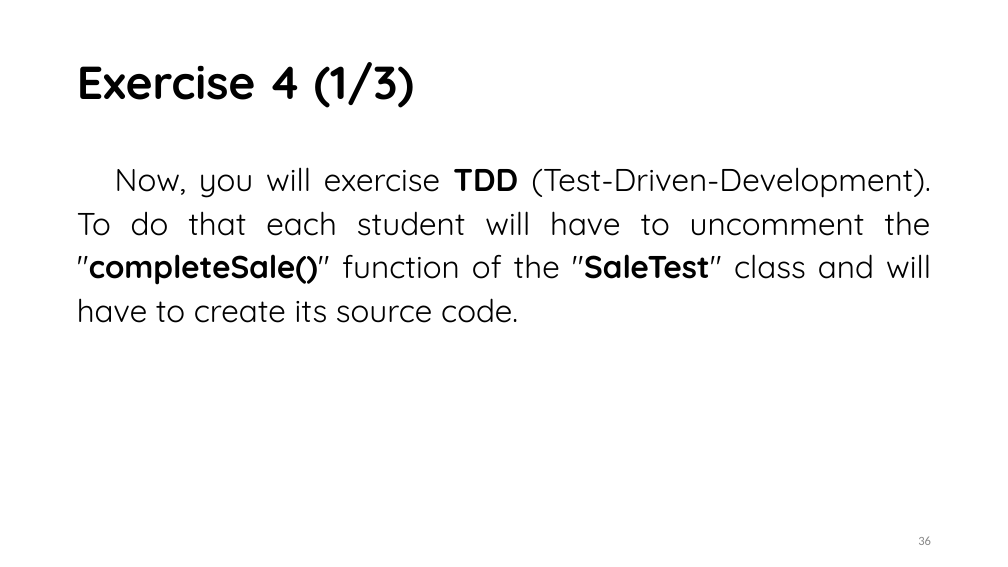
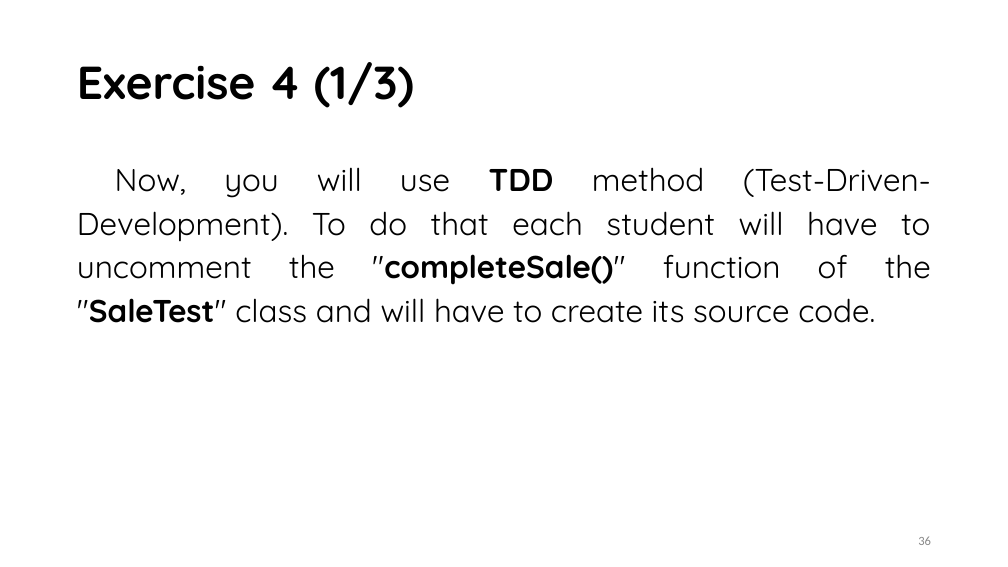
Before and after one commit to saracouto1318/TVVS, a slide deck: slide 36 of Presentation.pptx. Drawn at 1008x567 pixels with LibreOffice and Linux fonts; fonts in the diff are those of the drawing. Boxes give left, top, right and bottom in pixels: in the first picture for what was removed or moved away, otherwise in the second. Text is boxed around its words. In the diff, an @@ line names an element or a change of style, - is before the commit and + after.

```diff
--- a/Presentation.pptx
+++ b/Presentation.pptx
@@ text at [77, 167, 931, 323]: text changed @@
-Now, you will exercise TDD (Test-Driven-Development). To do that each student will have to uncomment the "completeSale()" function of the "SaleTest" class and will have to create its source code.
+Now, you will use TDD method (Test-Driven-Development). To do that each student will have to uncomment the "completeSale()" function of the "SaleTest" class and will have to create its source code.
```
Also in this commit, not shown: 3 other slides changed, 3 other files.
